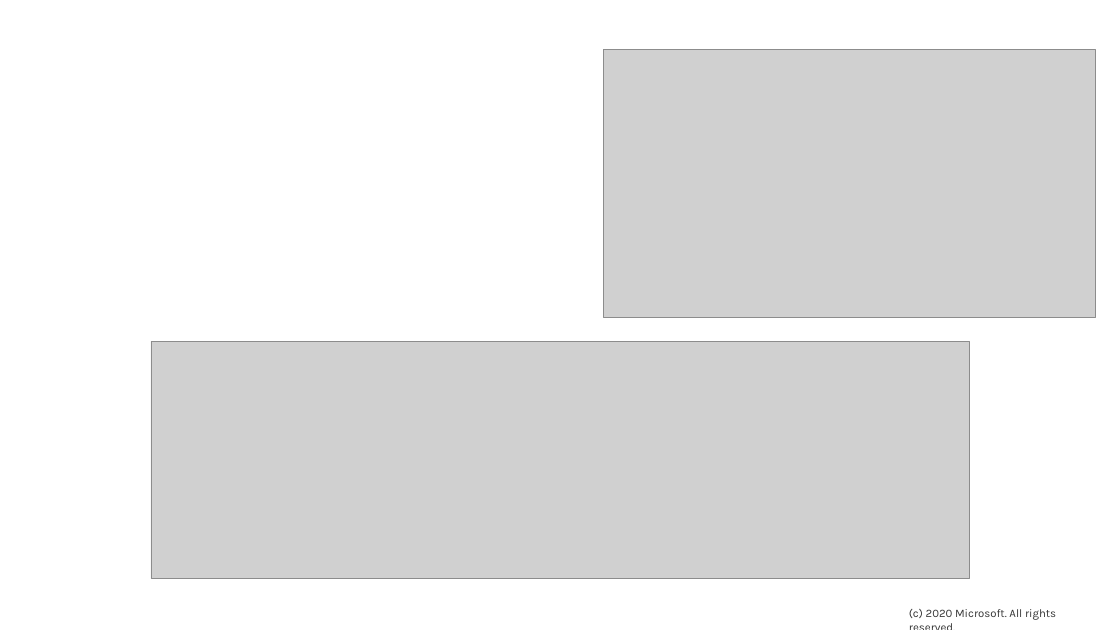
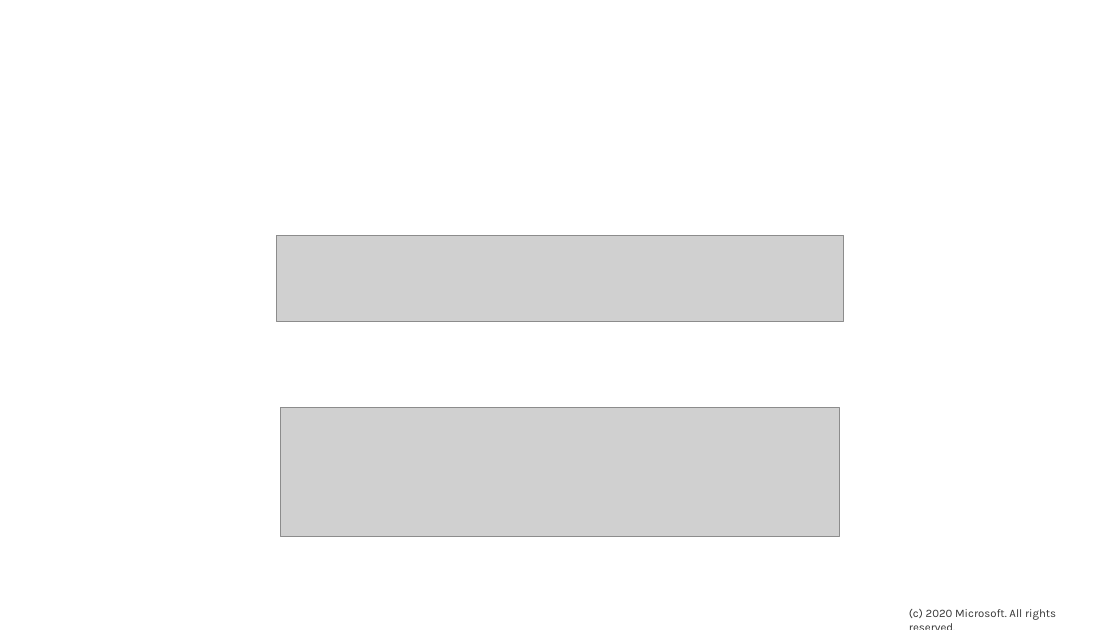
Before and after one commit to microsoft/quantum-curriculum-samples, a slide deck: slide 8 of ProgrammingAssignmentSamples/DebuggingQuantumCode/DebuggingDJAgorithm-Solutions.pptx (slide 9 before the commit). Drawn at 1120x630 pixels with LibreOffice and Linux fonts; fonts in the diff are those of the drawing; grey boxes stand for pictures; background and template pictures are left out. Boxes give left, top, right and bottom in pixels: in the first picture for what was removed or moved away, otherwise in the second. Text is boxed around its words. In the diff, an @@ line names an element or a change of style, - is before the commit and + after.

```diff
--- a/ProgrammingAssignmentSamples/DebuggingQuantumCode/DebuggingDJAgorithm-Solutions.pptx
+++ b/ProgrammingAssignmentSamples/DebuggingQuantumCode/DebuggingDJAgorithm-Solutions.pptx
@@ picture removed at (604,49,1096,317) @@
@@ picture added at (277,236,844,322) @@
@@ picture removed at (151,341,968,578) @@
@@ picture added at (281,407,840,536) @@
```
Also in this commit, not shown: 7 other slides changed, 1 slide removed, 8 other files.
